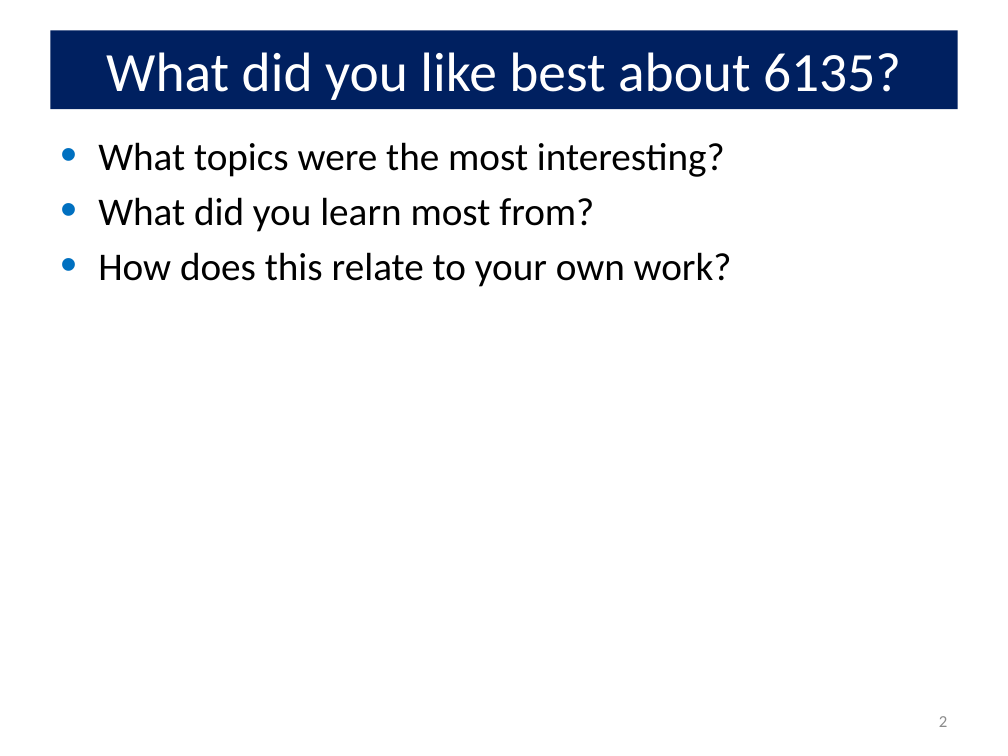
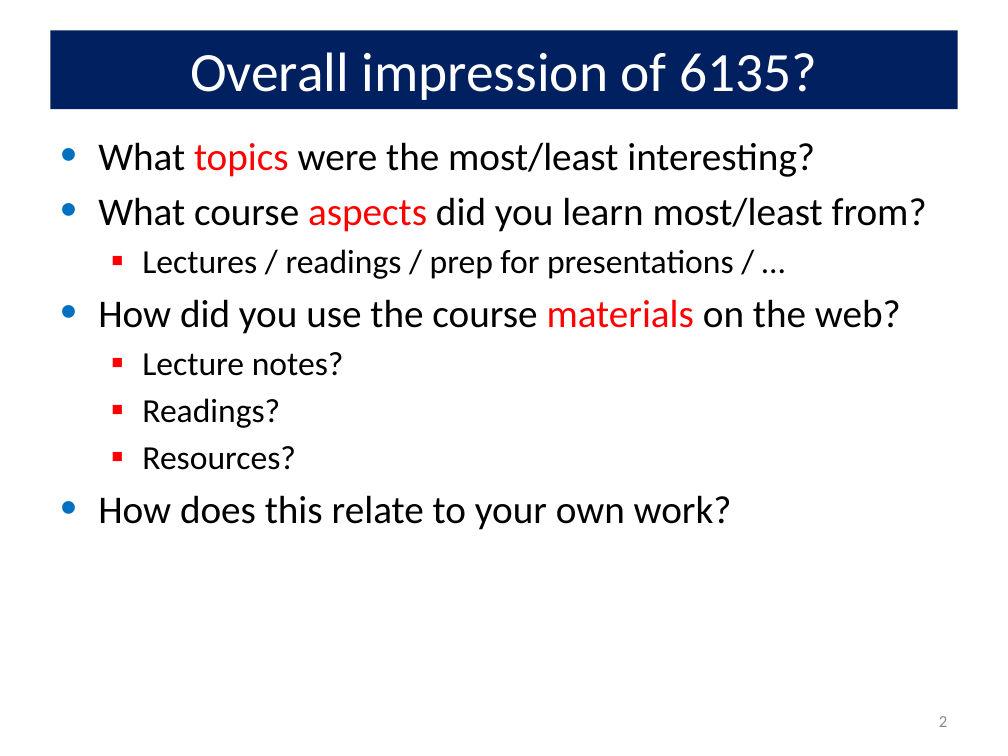
Before and after one commit to friendly/6135, a slide deck: slide 2 of docs/lectures/YourTurn.pptx. Drawn at 1008x756 pixels with LibreOffice and Linux fonts; fonts in the diff are those of the drawing. Boxes give left, top, right and bottom in pixels: in the first picture for what was removed or moved away, otherwise in the second. Text is boxed around its words. In the diff, an @@ line names an element or a change of style, - is before the commit and + after.

```diff
--- a/docs/lectures/YourTurn.pptx
+++ b/docs/lectures/YourTurn.pptx
@@ title at (190,52,817,100): text changed @@
-What did you like best about 6135?
+Overall impression of 6135?
@@ text at (98,142,927,470): text changed @@
-• What topics were the most interesting?
-• What did you learn most from?
+• What topics were the most/least interesting?
+• What course aspects did you learn most/least from?
+  ▪ Lectures / readings / prep for presentations / …
+• How did you use the course materials on the web?
+  ▪ Lecture notes?
+  ▪ Readings?
+  ▪ Resources?
```
Also in this commit, not shown: 2 other slides changed, 17 other files.
